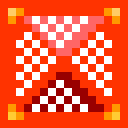
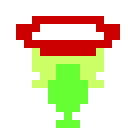
Layer changes from the first 128x128 image to the second:
added layer "Layer #6" above "Layer #5" over bbox(16, 16, 120, 128)
hid "Layer #3" over bbox(0, 0, 128, 128)
